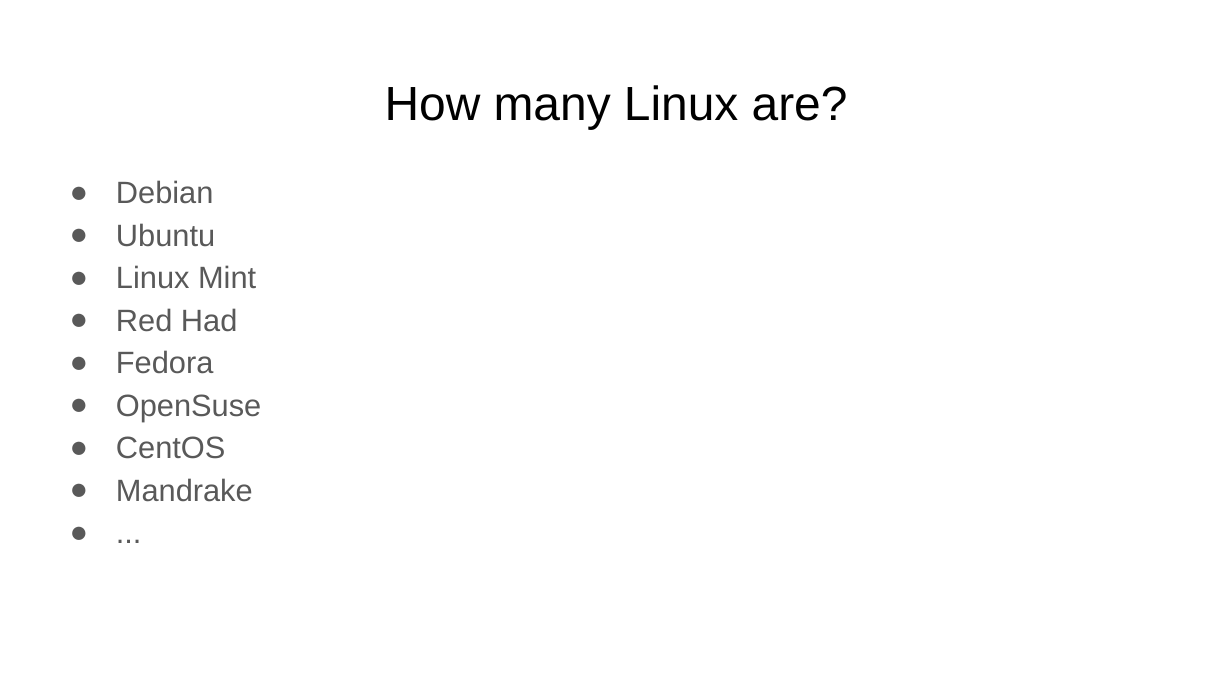
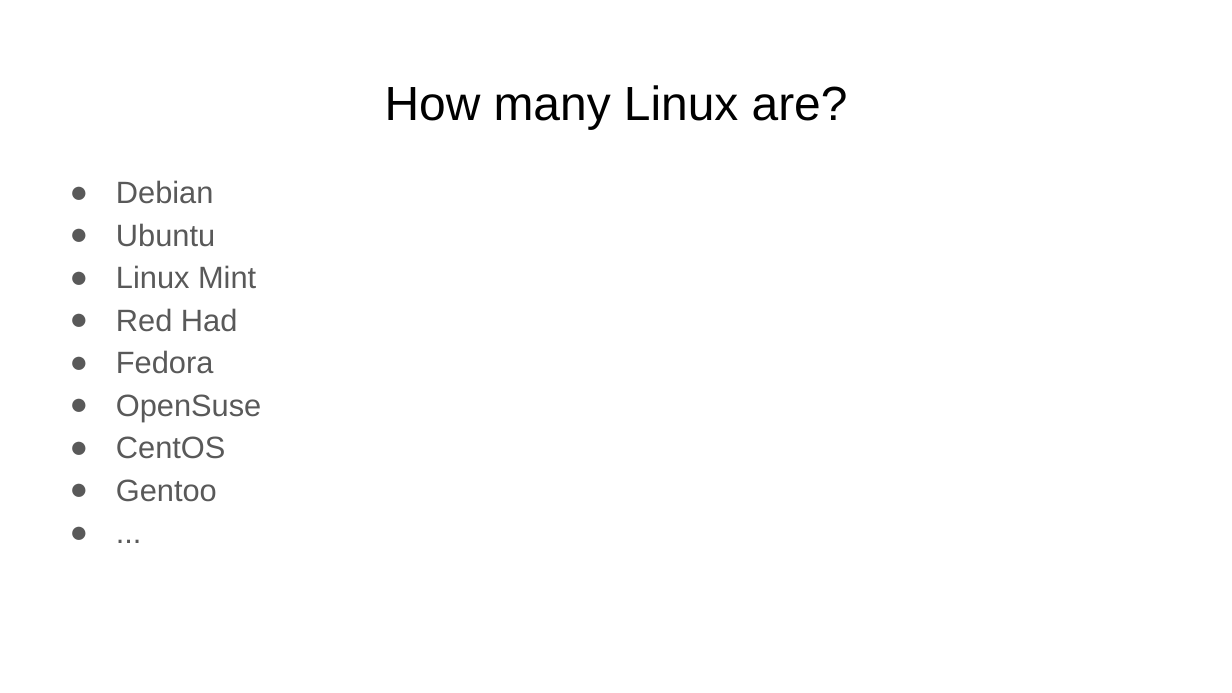
Before and after one commit to FusterTormo/BioinfoWorkshop, a slide deck: slide 3 of Introduction to Linux.pptx. Drawn at 1232x693 pixels with LibreOffice and Linux fonts; fonts in the diff are those of the drawing. Boxes give left, top, right and bottom in pixels: in the first picture for what was removed or moved away, otherwise in the second. Text is boxed around its words. In the diff, an @@ line names an element or a change of style, - is before the commit and + after.

```diff
--- a/Introduction to Linux.pptx
+++ b/Introduction to Linux.pptx
@@ text at [116,479,217,502]: text changed @@
-● Mandrake
+● Gentoo
```
Also in this commit, not shown: 24 other slides changed, 16 slides added, 1 other file.
